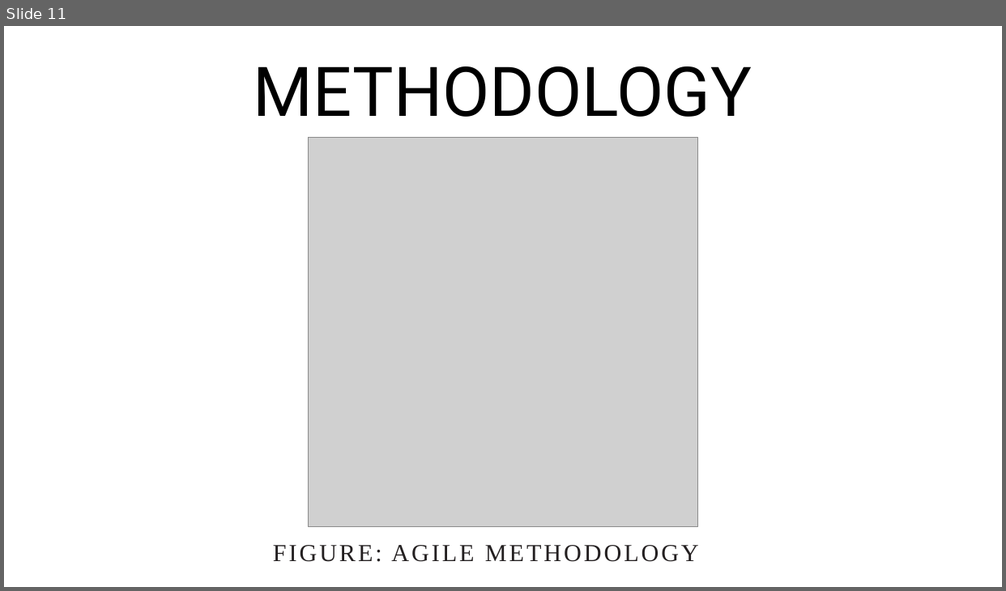
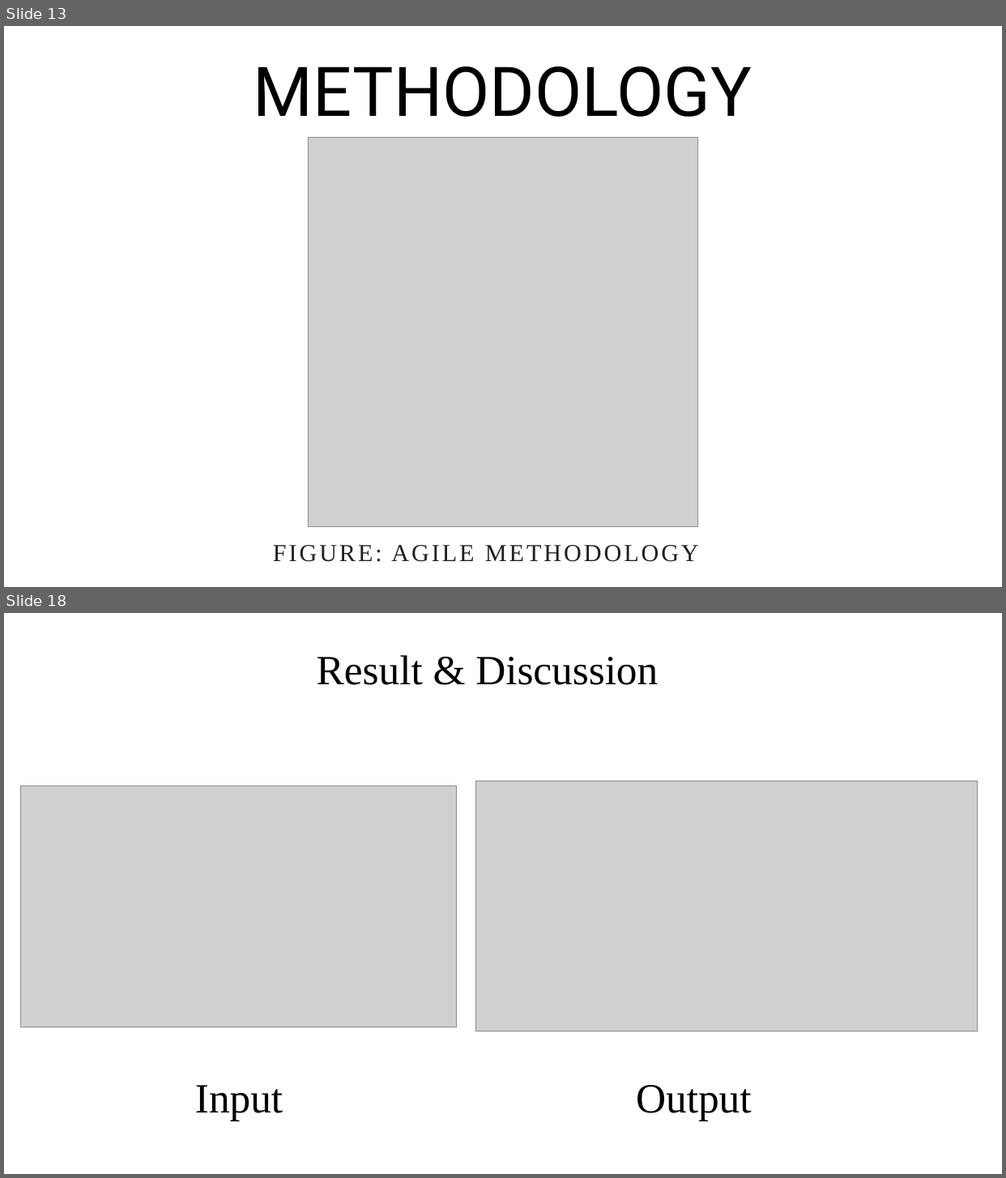
Before and after one commit to vk07kiran/Ayurvedic-Intelligence, a slide deck: More Info/Updated.pptx. Shown one above the other, each under a label of ours: slide 11 before the commit, slides 13 and 18 after it; the slides between them are not shown. The pictures are 1006x591 and 1006x1178 pixels, drawn with LibreOffice and Linux fonts; fonts in the diff are those of the drawing; grey boxes stand for pictures. Boxes give left, top, right and bottom in pixels: in the first picture for what was removed or moved away, otherwise in the second. Text is boxed around its words. In the diff, an @@ line names an element or a change of style, - is before the commit and + after.

```diff
--- a/More Info/Updated.pptx
+++ b/More Info/Updated.pptx
@@ slide 18 added at [4, 613, 1002, 1174], background #FFFFFF @@
@@ title added at [317, 655, 658, 685], 40 pt, text #000000 @@
+Result & Discussion
@@ picture added at [475, 781, 978, 1033] @@
@@ picture added at [20, 786, 456, 1028] @@
@@ text added at [195, 1085, 283, 1121], 40 pt, text #000000 @@
+Input
@@ text added at [636, 1085, 751, 1121], 40 pt, text #000000 @@
+Output
@@ what was slide 11 is now slide 13 @@
```
Also in this commit, not shown: 7 slides changed, 2 other slides added, 1 slide removed.
